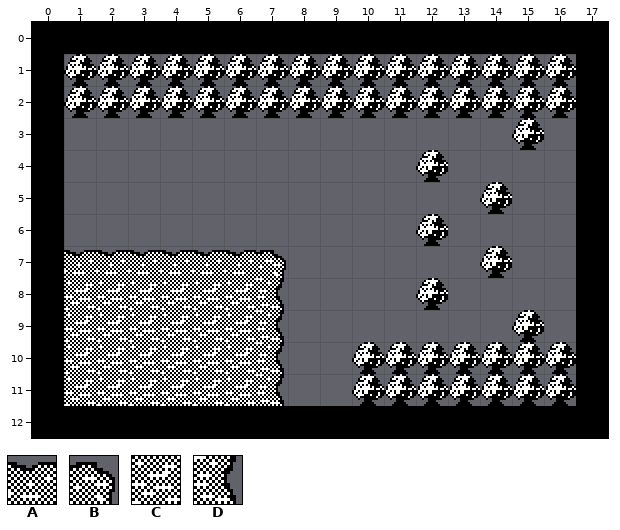
Tiled map (JSON): client/src/assets/tileMaps/LoruleI3.json. Above is the file before it was changed.
Cells are 16x16 px. Shown: x 0..17, y 0..12.
Key: from "tileset_1bit-16x16": A 9, B 10, C 17, D 18.
_ is an empty cell.
Layers that did not change in this view are not listed.
Layer "Stuff on the Ground You Can Wa" before, first column x 0:
 0 __________________
 1 __________________
 2 __________________
 3 __________________
 4 __________________
 5 __________________
 6 __________________
 7 _AAAAAAB__________
 8 _CCCCCCD__________
 9 _CCCCCCD__________
10 _CCCCCCD__________
11 _CCCCCCD__________
12 __________________
Once edited:
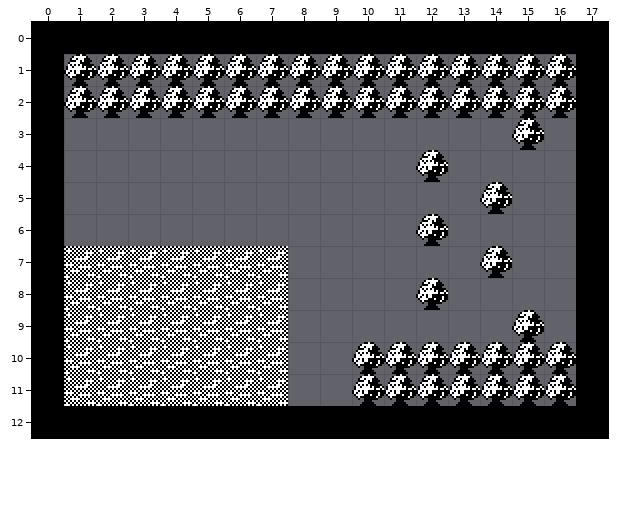
Tiles of an added or newly shown layer are drawn over the layers below it.
Author's note on the commit: Complete implementation of all lorule scenes.
Diff:
Changed rows in their new state; . is an unchanged cell.
Layer "Water" (added):
first column x 1:
 7 CCCCCCC
 8 ......C
 9 ......C
10 ......C
11 ......C
Layer "Stuff on the Ground You Can Wa":
first column x 1:
 7 _______
 8 ......_
 9 ......_
10 ......_
11 ......_
Pixel boxes of the changes (left, top, right, bottom) in both pictures:
changed: (64, 246, 288, 406)
